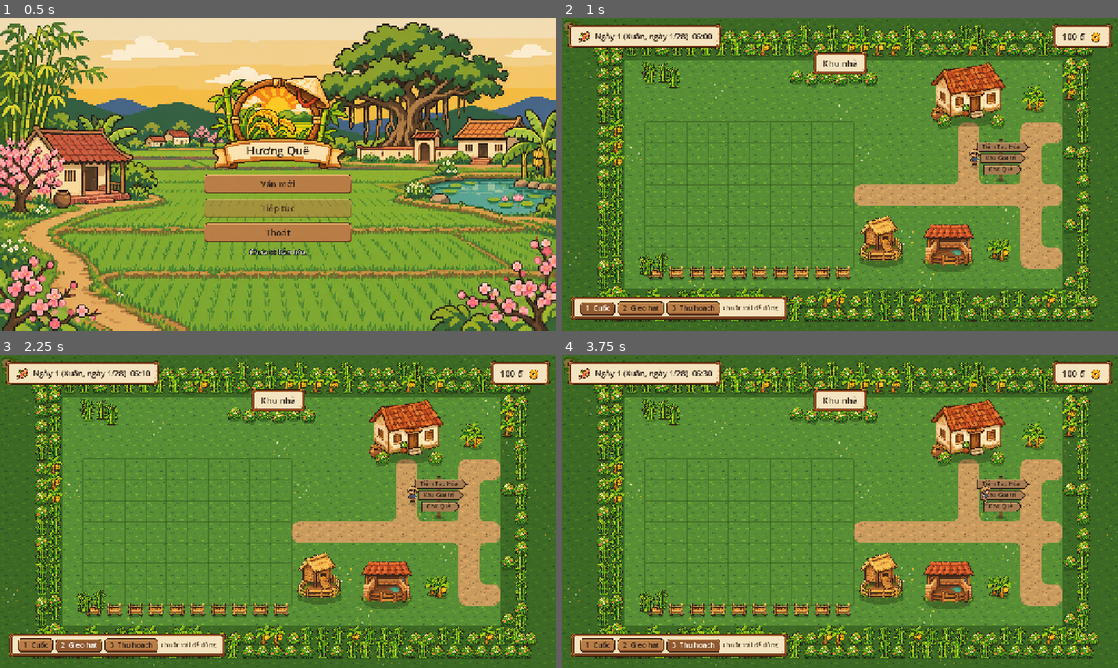
Above: before the commit, frames 1-4 (two rows, left to right).
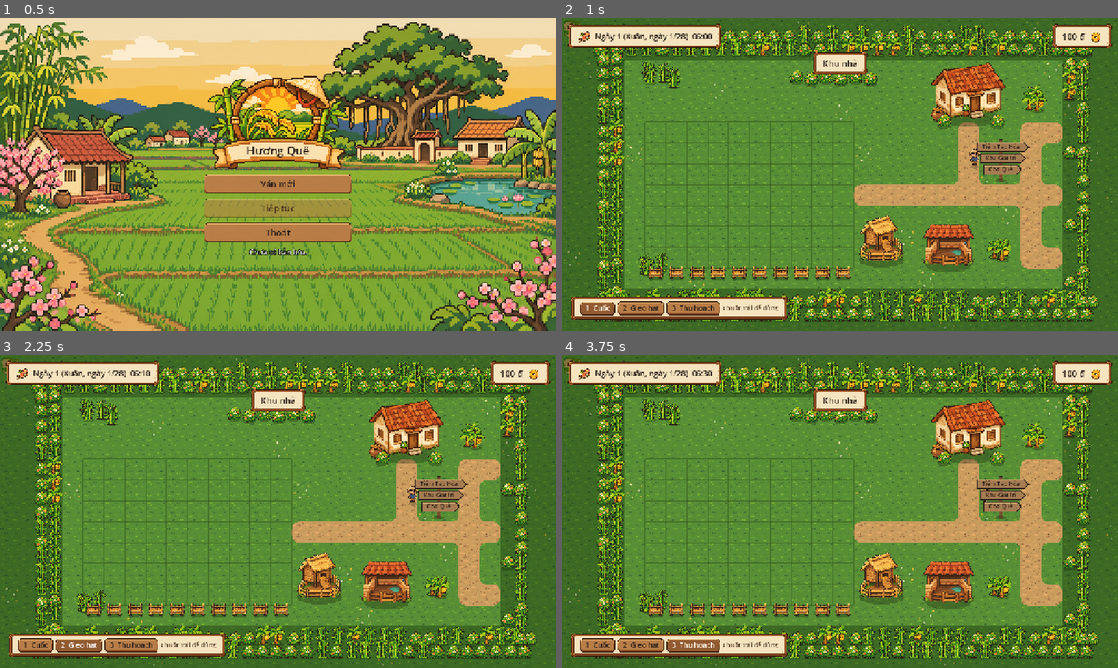
Above: after the commit, the same moments.

Repository: tmtgreen1008/Ngoi_Lang_Nho
Game: Godot game, scene res://main.tscn
The game is run twice, just before and just after one commit, with the same random seed, the same clock (stepped at 60 frames per second) and the same inputs.
Inputs (mouse positions are in pixels of both pictures, inside the frame that each line leads up to):
- Up to frame 1 (0.5 s): no input
- Up to frame 2 (1 s): click "Ván mới" at 0.5 s
- Up to frame 3 (2.25 s): click "1 Cuốc" at 1.25 s; click "2 Gieo hạt" at 2 s
- Up to frame 4 (3.75 s): click "3 Thu hoạch" at 2.75 s; tap Enter at 3.5 s; move the mouse to (962, 495) at 3.52 s; hold D (move_right) from 3.53 s (still down); hold E (interact) from 3.53 s (still down); click (962, 495) at 3.67 s

Frame 1 is identical in both runs. In frame 2, less than 0.1% of the frame differs, in the area x 15-93%, y 11-83%; in frame 3, less than 0.1%; in frame 4, less than 0.1%.

Commit message:
feat: xep lop theo chieu sau (y-sort) cho Player, nha, chuong, cay
- MapBase bat y_sort_enabled; SceneManager dua Player vao lam con cua map hien tai (ve world truoc khi do map)
- FarmView: sprite cay goc o chan cay, y-sort long vao map
- test_layering: so sanh anh chup that (bi nha che, de len khi dung truoc, bi cay che phan dac)
- cap nhat test_terrain (vi tri sprite cay) va README

Co-Authored-By: Claude Sonnet 5.5 <noreply@anthropic.com>

Diff:
--- a/components/farming/farm_view.gd
+++ b/components/farming/farm_view.gd
@@ -16,10 +16,13 @@
 
 
 func _init() -> void:
+	# Cây xếp lớp cùng Player và đồ vật của map (y-sort lồng nhau được gộp chung). Nền đất và lưới nằm ở
+	# y của view (đỉnh vườn) nên luôn vẽ trước cây và Player, vốn đứng dưới đỉnh vườn.
+	y_sort_enabled = true
 	_ground = TileMapLayer.new()
 	_ground.tile_set = _build_tile_set()
 	add_child(_ground)
-	# Lưới vẽ sau cây để nằm trên cùng.
+	# Lưới mờ nằm trên nền đất, dưới cây (cùng y với nền, thứ tự trong cây node).
 	_grid = Node2D.new()
 	_grid.draw.connect(_draw_grid)
 
@@ -69,7 +72,9 @@
 	if sprite == null:
 		sprite = Sprite2D.new()
 		sprite.centered = false
-		sprite.position = Vector2(cell * TILE_SIZE)
+		# Gốc toạ độ ở CHÂN cây (đáy ô) để y-sort so với Player đúng; ảnh vẽ phía trên chân.
+		sprite.position = Vector2(cell * TILE_SIZE) + Vector2(0, TILE_SIZE)
+		sprite.offset = Vector2(0, -TILE_SIZE)
 		add_child(sprite)
 		# Cây luôn nằm dưới lưới mờ.
 		if _grid.get_parent() == self:
--- a/core/autoload/scene_manager.gd
+++ b/core/autoload/scene_manager.gd
@@ -61,13 +61,17 @@
 		await _fade_to(1.0)
 		if capture_state:
 			EventBus.world_state_save_requested.emit(current_scene_path)
+		# Player sống qua các map: đưa về world trước khi dỡ map (không thì bị giải phóng cùng map).
+		_player.reparent(_world, true)
 		_world.remove_child(current_map)
 		current_map.queue_free()
 		current_map = null
 
 	var map: Node = packed.instantiate()
 	_world.add_child(map)
-	_world.move_child(map, 0)  # Map nằm dưới Player.
+	_world.move_child(map, 0)
+	# Player là con của map hiện tại để xếp lớp theo chiều sâu cùng đồ vật (đi sau nhà thì bị nhà che).
+	_player.reparent(map, true)
 	current_map = map
 	current_scene_path = scene_path
 	_place_player(map, spawn_id)
--- a/maps/map_base.gd
+++ b/maps/map_base.gd
@@ -45,6 +45,9 @@
 
 
 func _ready() -> void:
+	# Xếp lớp theo chiều sâu: đồ vật, cây, NPC và Player (được SceneManager đưa vào map) đứng thấp hơn
+	# (y lớn hơn) thì vẽ đè lên đồ đứng cao hơn. Nền map (_draw) luôn nằm dưới mọi node con.
+	y_sort_enabled = true
 	_build_walls()
 	_build()
 	if border_style == BorderStyle.TREES:
--- /dev/null
+++ b/tests/test_layering.gd
@@ -0,0 +1,109 @@
+extends "res://tests/test_base.gd"
+## Xếp lớp theo chiều sâu: Player là con của map hiện tại (và sống sót khi đổi map), đứng sau nhà / cây
+## thì bị che, đứng trước thì đè lên. Kiểm tra bằng ảnh chụp màn hình thật (cần cửa sổ, không headless).
+
+## Chụp màn hình rồi trả về ảnh.
+func _capture() -> Image:
+	await wait(0.2)
+	return root.get_texture().get_image()
+
+
+## Số pixel khác nhau giữa hai ảnh trong vùng [param rect].
+func _diff(a: Image, b: Image, rect: Rect2i) -> int:
+	var count: int = 0
+	for y: int in range(rect.position.y, rect.end.y):
+		for x: int in range(rect.position.x, rect.end.x):
+			if a.get_pixel(x, y) != b.get_pixel(x, y):
+				count += 1
+	return count
+
+
+func run() -> void:
+	if DisplayServer.get_name() == "headless":
+		check("bỏ qua test xếp lớp khi chạy headless (cần ảnh chụp)", true)
+		return
+	var tm: Node = root.get_node("TimeManager")
+	var sm: Node = root.get_node("SceneManager")
+	var db: Node = root.get_node("ItemDatabase")
+	var main: Node = await start_game()
+	tm.pause()
+	var player: Node = main.player
+	var home: Node = sm.current_map
+
+	# --- cấu trúc ---
+	check("map bật xếp lớp theo y", home.y_sort_enabled)
+	check("Player là con của map hiện tại", player.get_parent() == home)
+	check("view vườn bật xếp lớp", home.view.y_sort_enabled)
+
+	# --- đi sau nhà: bị nhà che; đứng trước nhà: đè lên nhà ---
+	var house_center := Vector2(936, 196)
+	player.position = Vector2(400, 150)  # xa nhà: ảnh nền để so sánh
+	await wait(0.2)
+	var away: Image = await _capture()
+	var region := Rect2i(int(house_center.x) - 14, int(house_center.y) - 22, 28, 40)
+	player.position = house_center
+	var behind: Image = await _capture()
+	check("đứng sau nhà (chân phía trên mép dưới nhà): nhà che kín Player", _diff(away, behind, region) == 0)
+	player.position = Vector2(900, 270)  # trước nhà (y chân > 232), ngoài lối vào nhà
+	var in_front_region := Rect2i(900 - 14, 270 - 22, 28, 40)
+	player.position = Vector2(400, 150)
+	var empty_front: Image = await _capture()
+	player.position = Vector2(900, 270)
+	var front: Image = await _capture()
+	check("đứng trước nhà: Player hiện rõ", _diff(empty_front, front, in_front_region) > 100)
+
+	# --- đi sau cây trong vườn ---
+	var crop: CropItemData = db.get_item(&"hat_giong_ca_chua") as CropItemData
+	tm.season = 0
+	home.field.till(Vector2i(3, 3))
+	home.field.plant(Vector2i(3, 3), crop)
+	for day: int in crop.grow_days:
+		tm.sleep_until_morning()
+	tm.season = 0
+	check("cây cà chua đã chín", home.field.get_plot(Vector2i(3, 3)).is_ripe())
+	var sprite: Sprite2D = home.view.get_crop_sprite(Vector2i(3, 3))
+	check("sprite cây có gốc ở chân (đáy ô) để xếp lớp", sprite != null and sprite.global_position.y == 240 + 4 * 48 and sprite.offset == Vector2(0, -48))
+	var crop_top := Vector2(192 + 3 * 48 + 24, 240 + 3 * 48)  # đỉnh ô cây (giữa)
+	player.position = Vector2(400, 150)
+	var crop_away: Image = await _capture()
+	player.position = crop_top + Vector2(0, 30)  # chân Player phía trên chân cây (432): đứng sau cây
+	var crop_behind: Image = await _capture()
+	# Lá cây có chỗ trống nên Player lộ ra qua kẽ lá; chỉ xét các pixel ĐẶC của cây (alpha = 1):
+	# ở đó ảnh phải y hệt khi Player đứng xa (cây vẽ đè lên Player).
+	var crop_image: Image = sprite.texture.get_image()
+	var frame_x: int = crop.get_growth_frame(crop.grow_days) * 48
+	var tile_origin := Vector2i(192 + 3 * 48, 240 + 3 * 48)
+	var player_box := Rect2i(int(crop_top.x) - 16, int(crop_top.y) + 30 - 34, 32, 48)
+	var opaque_under_player: int = 0
+	var mismatches: int = 0
+	for py: int in 48:
+		for px: int in 48:
+			if crop_image.get_pixel(frame_x + px, py).a < 0.99:
+				continue
+			var screen := tile_origin + Vector2i(px, py)
+			if player_box.has_point(screen):
+				opaque_under_player += 1
+				if crop_away.get_pixel(screen.x, screen.y) != crop_behind.get_pixel(screen.x, screen.y):
+					mismatches += 1
+	check("Player đứng sau phần đặc của cây (đủ nhiều pixel để so sánh)", opaque_under_player > 150)
+	check("đứng sau cây cà chua: mọi pixel đặc của cây đè lên Player", mismatches == 0)
+	var below: Vector2 = Vector2(crop_top.x, 240 + 4 * 48 + 20)  # đứng ngay dưới ô cây, trước cây
+	player.position = below
+	var crop_front: Image = await _capture()
+	var below_region := Rect2i(int(below.x) - 14, int(below.y) - 22, 28, 40)
+	player.position = Vector2(400, 150)
+	var below_empty: Image = await _capture()
+	player.position = below
+	var below_with: Image = await _capture()
+	check("đứng trước cây: Player hiện rõ", crop_front != null and _diff(below_empty, below_with, below_region) > 100)
+	player.position = crop_top + Vector2(0, 30)
+	await shot("layering_behind_crop.png")
+	player.position = house_center
+	await shot("layering_behind_house.png")
+
+	# --- đổi map: Player sống sót và vào map mới ---
+	player.position = home.get_exit_position("grocery_store.tscn")
+	await wait(1.0)
+	check("sang Tiệm Tạp Hóa: Player còn sống và là con của map mới", is_instance_valid(player) and sm.current_scene_path.ends_with("grocery_store.tscn") and player.get_parent() == sm.current_map)
+	check("map cũ đã được giải phóng", not is_instance_valid(home))
+	check("map mới cũng xếp lớp theo y", sm.current_map.y_sort_enabled)
--- a/tests/test_terrain.gd
+++ b/tests/test_terrain.gd
@@ -44,7 +44,7 @@
 	var ground: TileMapLayer = view._ground
 	check("ô đã cuốc vẽ ô SOIL (3,0), ô chưa cuốc vẽ ô GRASS", ground.get_cell_atlas_coords(Vector2i(2, 2)) == terrain.atlas_coords(terrain.Tile.SOIL) and ground.get_cell_atlas_coords(Vector2i(5, 5)) == terrain.atlas_coords(terrain.Tile.GRASS))
 	var sprite: Sprite2D = view.get_crop_sprite(Vector2i(2, 2))
-	check("ô đã gieo có sprite cây ở đúng vị trí ô, ô chưa gieo thì không", sprite != null and sprite.position == Vector2(2 * 48, 2 * 48) and view.get_crop_sprite(Vector2i(3, 2)) == null)
+	check("ô đã gieo có sprite cây ở đúng vị trí ô (gốc ở chân cây), ô chưa gieo thì không", sprite != null and sprite.position == Vector2(2 * 48, 3 * 48) and sprite.offset == Vector2(0, -48) and view.get_crop_sprite(Vector2i(3, 2)) == null)
 	check("cây mới gieo hiện khung mầm (khung 0) của ảnh lúa", sprite.region_rect == Rect2(0, 0, 48, 48) and sprite.texture.resource_path.ends_with("rice_stages.png"))
 	await shot("terrain_home.png")
 
Not shown, added: tests/test_layering.gd.uid
Not shown, changed: tests/run_all.sh
